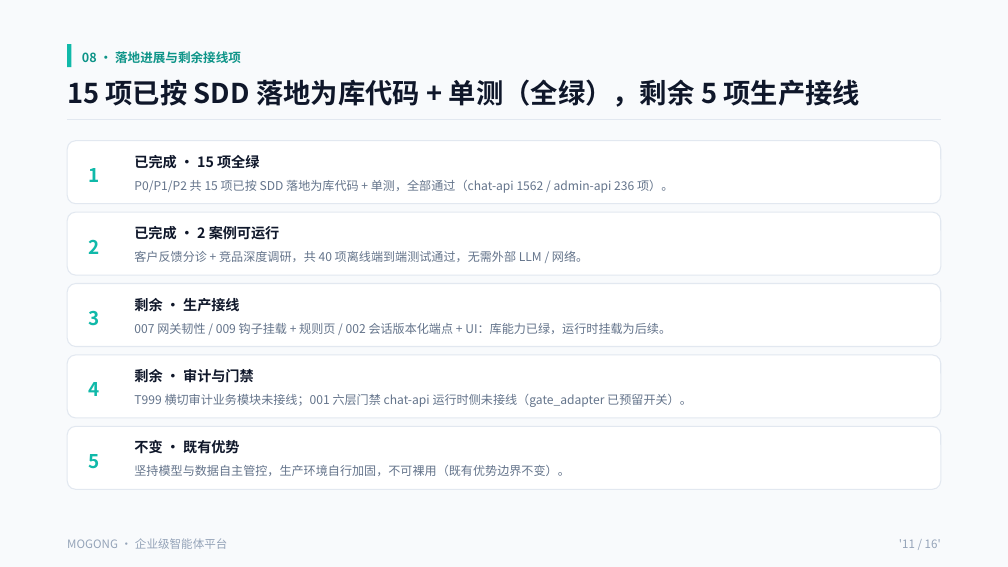
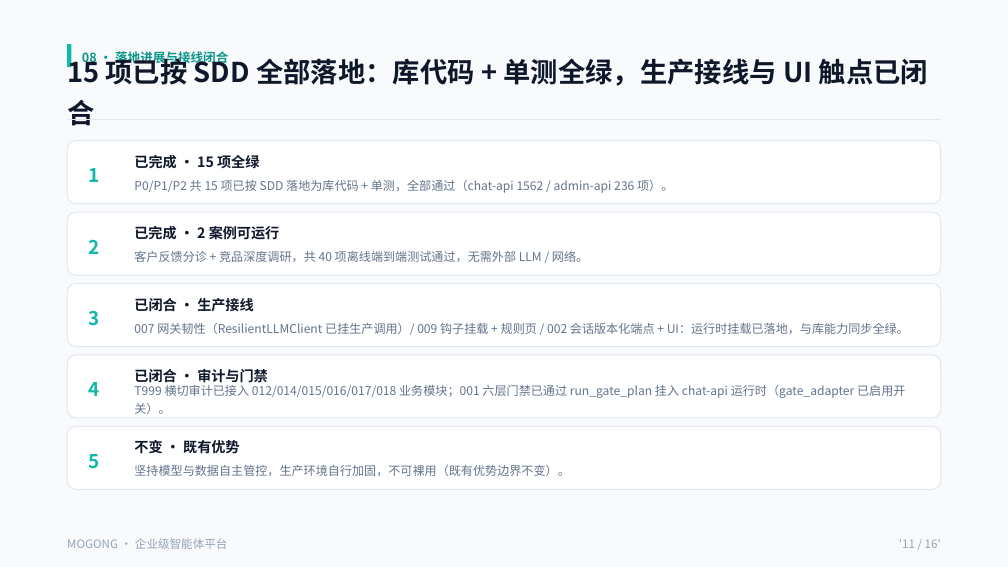
Before and after one commit to cooper2006/mogo, a slide deck: slide 11 of docs/intro-v4.pptx. Drawn at 1008x567 pixels with LibreOffice and Linux fonts; fonts in the diff are those of the drawing. Boxes give left, top, right and bottom in pixels: in the first picture for what was removed or moved away, otherwise in the second. Text is boxed around its words. In the diff, an @@ line names an element or a change of style, - is before the commit and + after.

Commit message:
docs: 同步 SDD 进度（intro-v4.pptx 修订）+ README/部署文档 clone 地址更名
- intro-v4.pptx：按 SDD 全流程落地进度修订 6 页 14 处文本，反映
  007/009/002/T999/001 生产接线闭合（pending-review 5 条全部 resolved）
- README.md / README.zh-CN.md / docker-deployment / windows-installation(中英文)：
  git clone 地址 himovo/movo -> cooper2006/mogo（旧名改名重定向）
- WORK_LOG.md：本轮两批修订记录

```diff
--- a/docs/intro-v4.pptx
+++ b/docs/intro-v4.pptx
@@ text at <box>67,55,928,126</box>: text changed @@
-15 项已按 SDD 落地为库代码 + 单测（全绿），剩余 5 项生产接线
+15 项已按 SDD 全部落地：库代码 + 单测全绿，生产接线与 UI 触点已闭合
@@ text at <box>82,49,228,66</box>: text changed @@
-08 · 落地进展与剩余接线项
+08 · 落地进展与接线闭合
@@ text at <box>134,298,253,312</box>: text changed @@
-剩余 · 生产接线
+已闭合 · 生产接线
@@ text at <box>134,323,909,335</box>: text changed @@
-007 网关韧性 / 009 钩子挂载 + 规则页 / 002 会话版本化端点 + UI：库能力已绿，运行时挂载为后续。
+007 网关韧性（ResilientLLMClient 已挂生产调用）/ 009 钩子挂载 + 规则页 / 002 会话版本化端点 + UI：运行时挂载已落地，与库能力同步全绿。
@@ text at <box>134,369,268,386</box>: text changed @@
-剩余 · 审计与门禁
+已闭合 · 审计与门禁
@@ text at <box>134,382,905,414</box>: text changed @@
-T999 横切审计业务模块未接线；001 六层门禁 chat-api 运行时侧未接线（gate_adapter 已预留开关）。
+T999 横切审计已接入 012/014/015/016/017/018 业务模块；001 六层门禁已通过 run_gate_plan 挂入 chat-api 运行时（gate_adapter 已启用开关）。
```
Also in this commit, not shown: 4 other slides changed, 6 other files.
